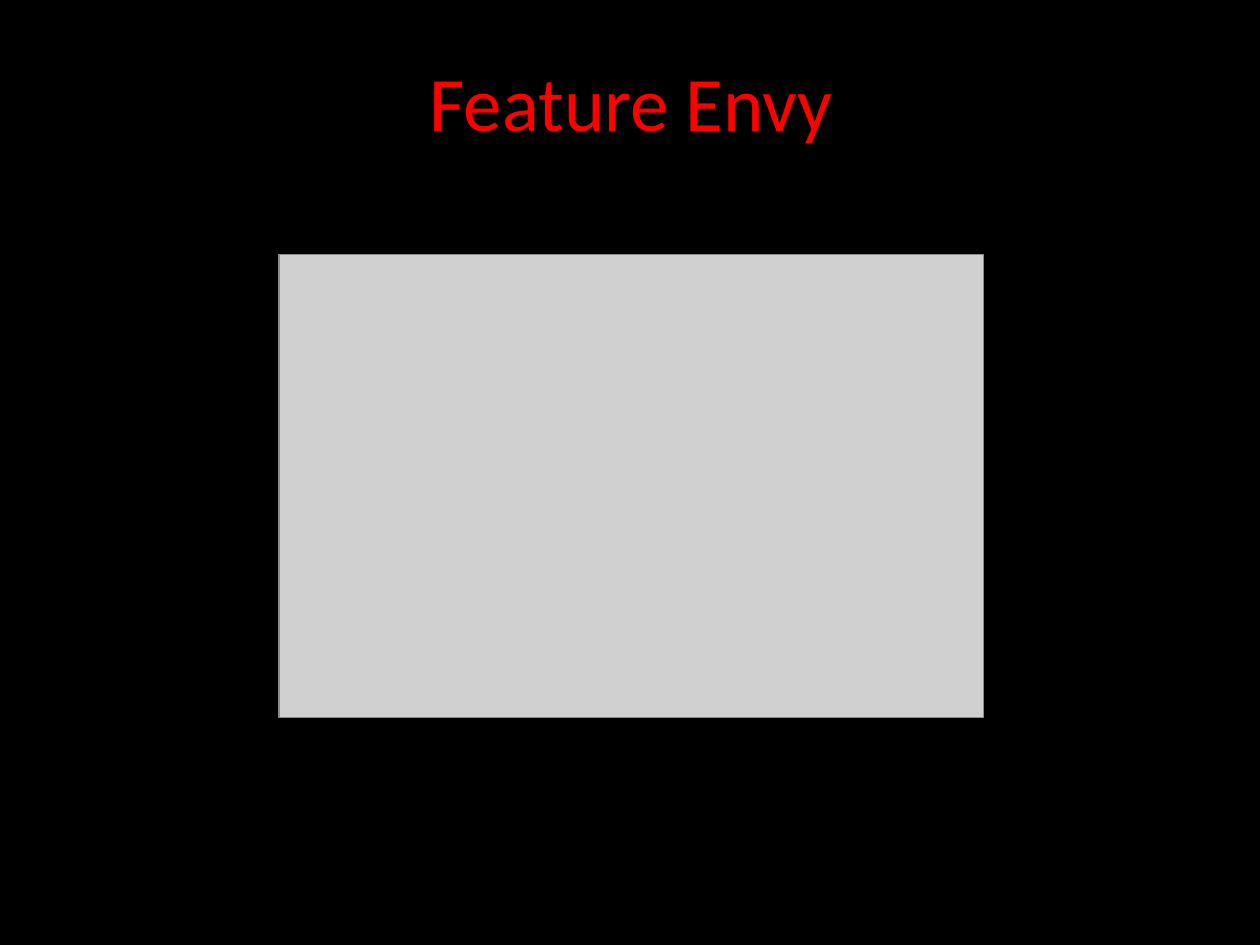
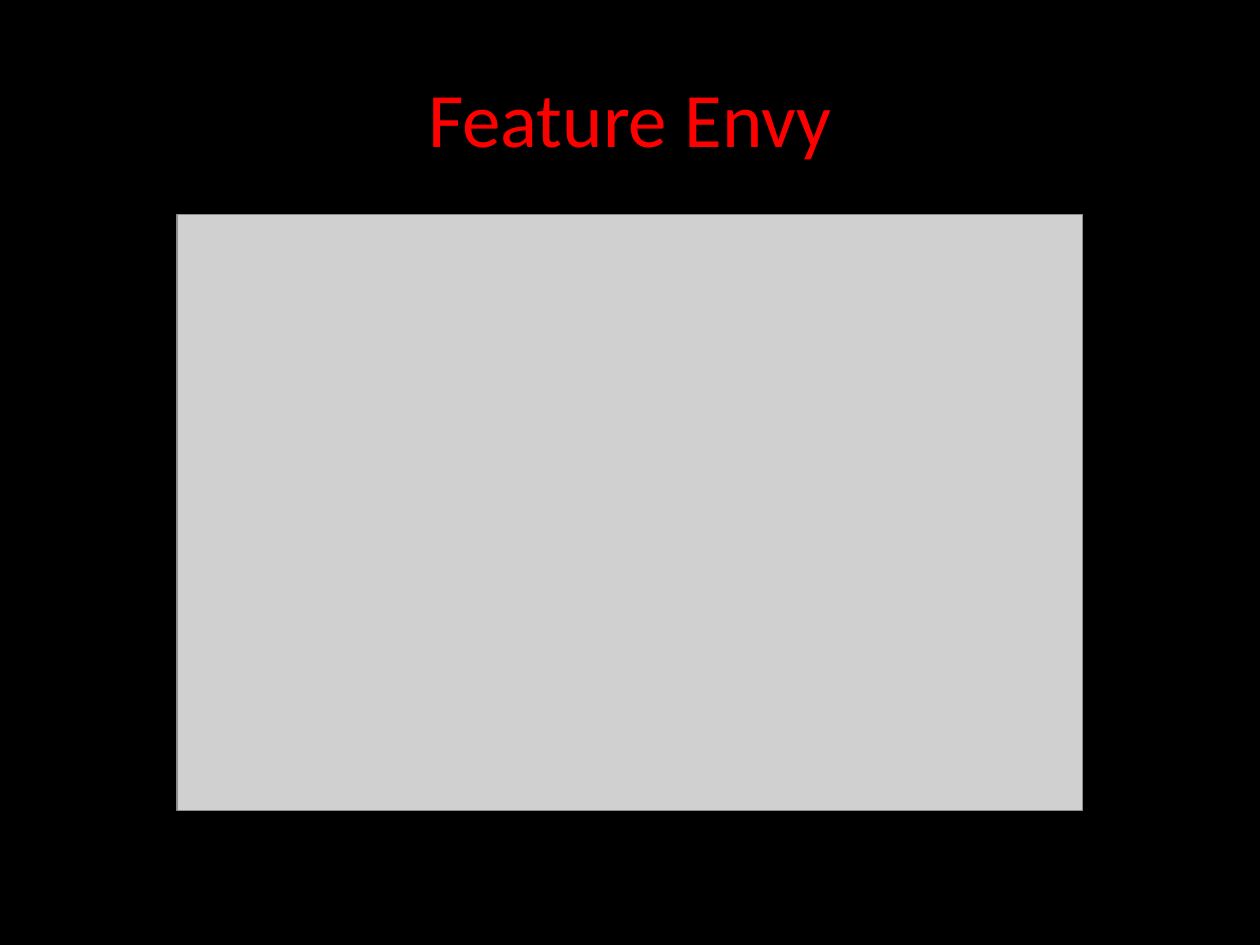
Before and after one commit to angelnunezsalazar/Code-Smells-and-Refactoring, a slide deck: slide 31 of Diapositivas/Code Smells and Refactoring.pptx (slide 32 before the commit). Drawn at 1260x945 pixels with LibreOffice and Linux fonts; fonts in the diff are those of the drawing; grey boxes stand for pictures; background and template pictures are left out. Boxes give left, top, right and bottom in pixels: in the first picture for what was removed or moved away, otherwise in the second. Text is boxed around its words. In the diff, an @@ line names an element or a change of style, - is before the commit and + after.

```diff
--- a/Diapositivas/Code Smells and Refactoring.pptx
+++ b/Diapositivas/Code Smells and Refactoring.pptx
@@ title "Feature Envy": place and size @@
-title "Feature Envy" at (430, 81, 833, 144)
+title "Feature Envy" at (428, 97, 832, 160)
@@ picture: place and size @@
-picture at (280, 255, 984, 718)
+picture at (178, 214, 1084, 810)
```
Also in this commit, not shown: 10 other slides changed, 21 slides added, 3 slides removed, 15 other files.
